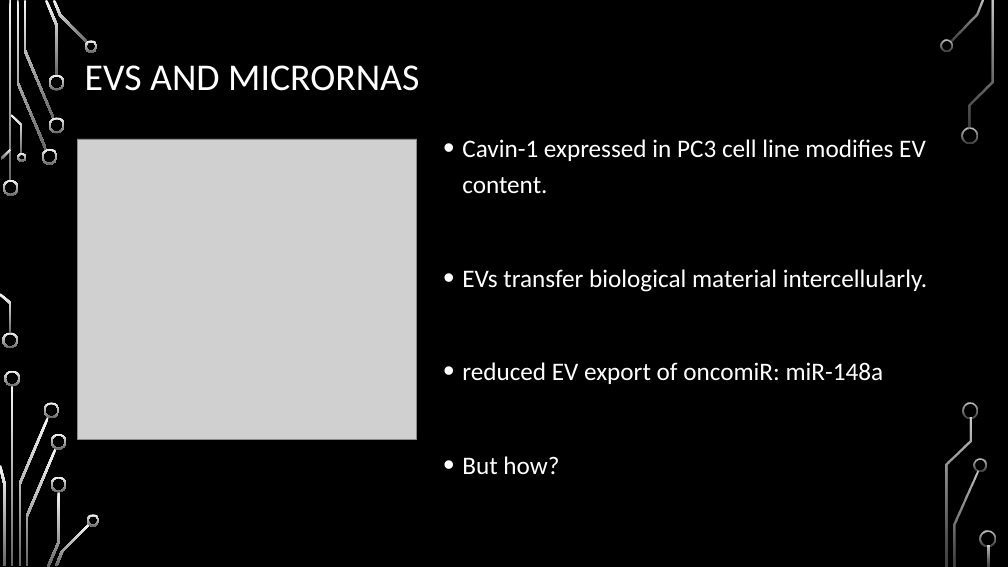
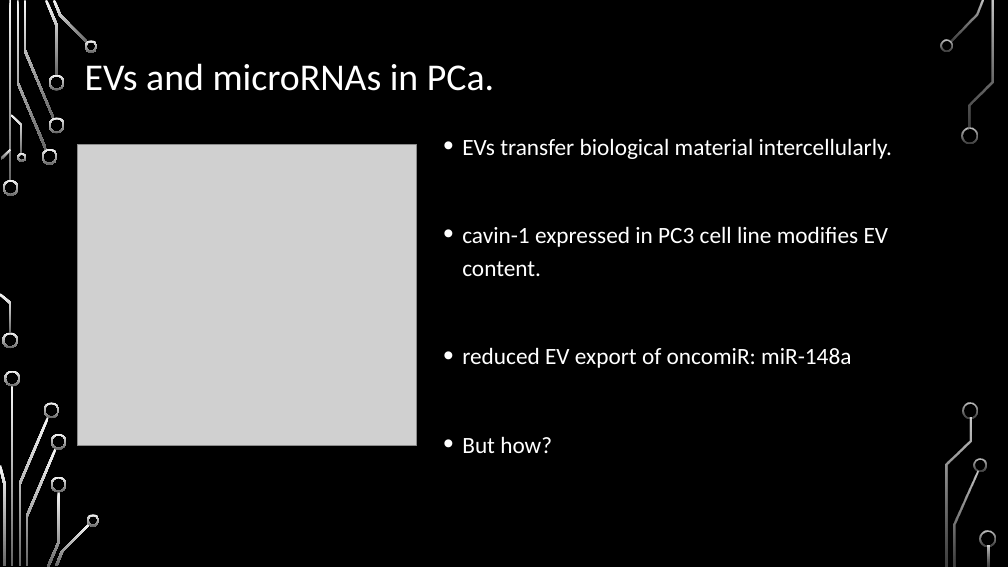
Before and after one commit to HarleyRobinson/Honours2, a slide deck: slide 4 of BackgroundInfo/MeetingSept.pptx. Drawn at 1008x567 pixels with LibreOffice and Linux fonts; fonts in the diff are those of the drawing; grey boxes stand for pictures; background and template pictures are left out. Boxes give left, top, right and bottom in pixels: in the first picture for what was removed or moved away, otherwise in the second. Text is boxed around its words. In the diff, an @@ line names an element or a change of style, - is before the commit and + after.

```diff
--- a/BackgroundInfo/MeetingSept.pptx
+++ b/BackgroundInfo/MeetingSept.pptx
@@ title at (85, 63, 494, 91): text changed @@
-EVS AND MICRORNAS
+EVs and microRNAs in PCa.
@@ picture: place and size @@
-picture at (77, 139, 417, 440)
+picture at (77, 144, 417, 445)
@@ text at (462, 139, 926, 193): paragraph removed @@
-• Cavin-1 expressed in PC3 cell line modifies EV content.
@@ text at (462, 138, 892, 453): size 24 to 22.2 pt in "EVs transfer biological material intercellularly.", "reduced EV export of oncomiR: miR-148a", "But how?" @@
@@ text at (462, 226, 889, 276): paragraph added @@
+• cavin-1 expressed in PC3 cell line modifies EV content.
```
Also in this commit, not shown: 13 other slides changed, 1 slide added, 1 other file.
